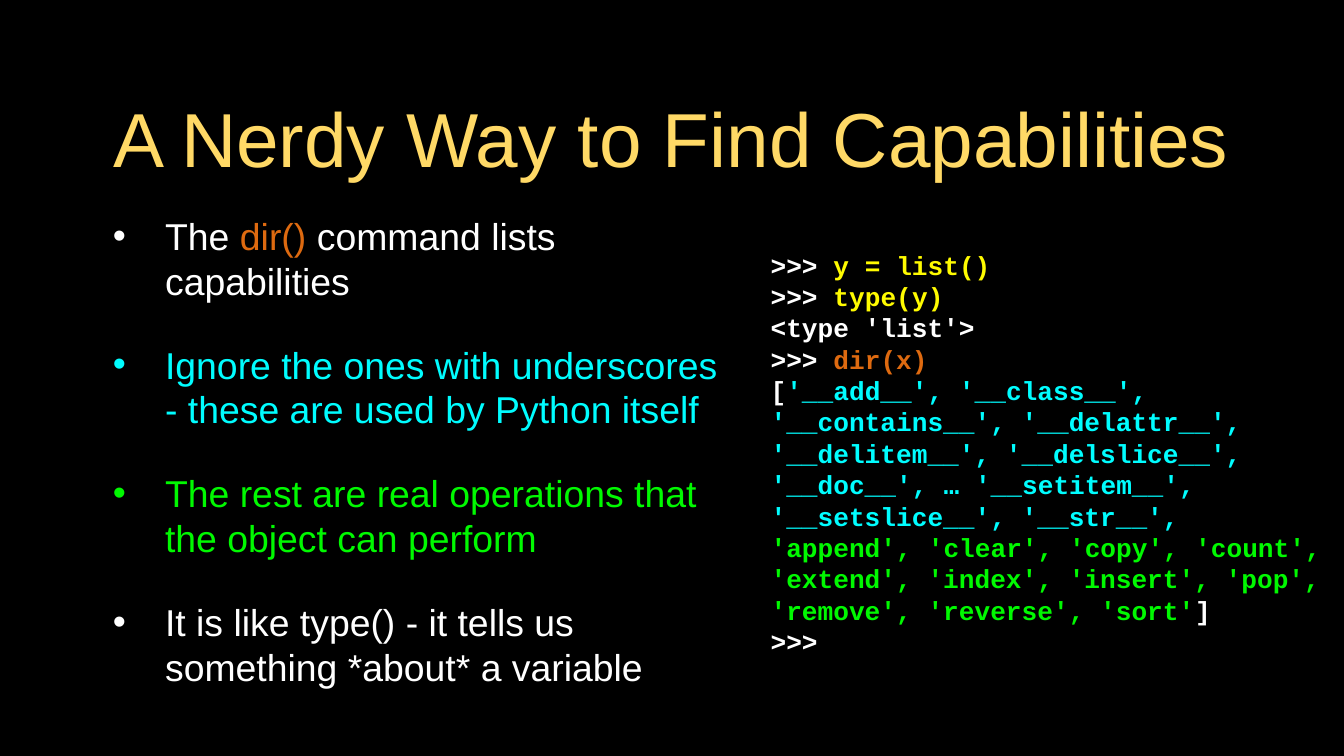
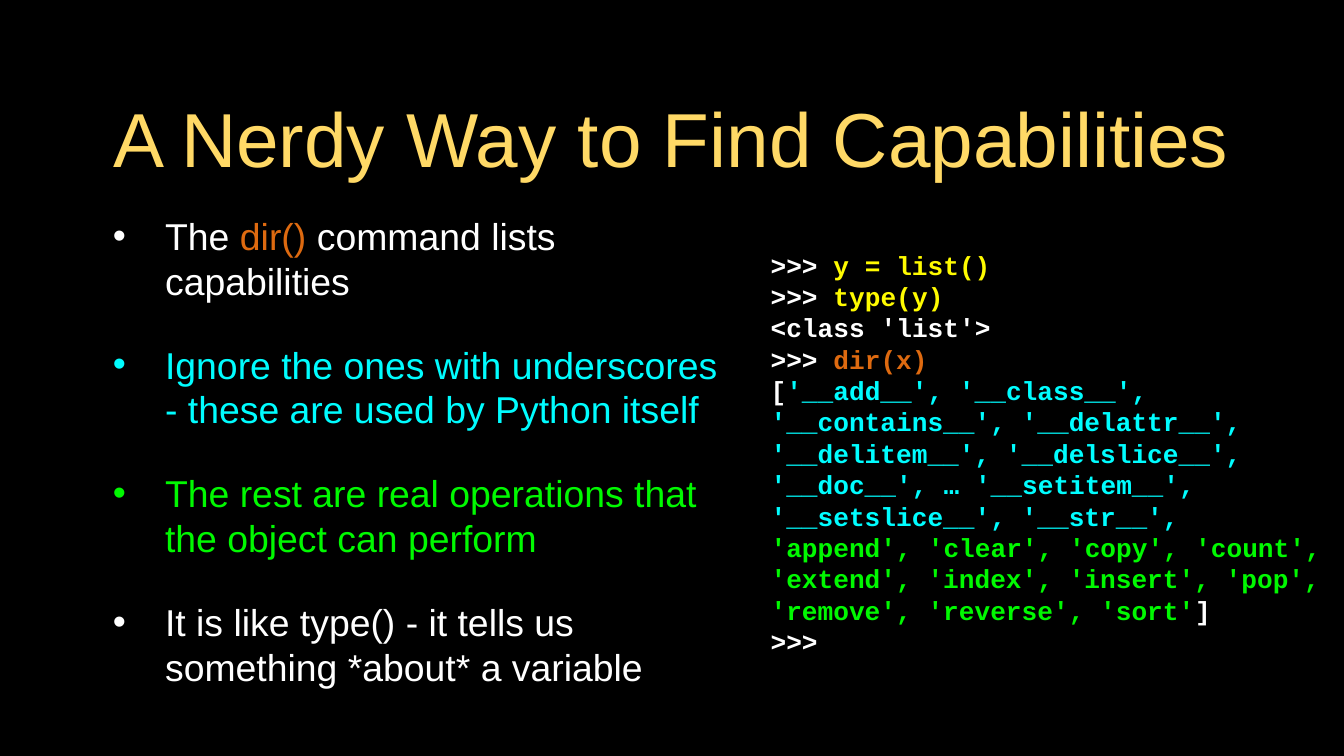
Before and after one commit to csev/py4e, a slide deck: slide 22 of lectures3/Pythonlearn-14-Objects.pptx. Drawn at 1344x756 pixels with LibreOffice and Linux fonts; fonts in the diff are those of the drawing. Boxes give left, top, right and bottom in pixels: in the first picture for what was removed or moved away, otherwise in the second. Text is boxed around its words. In the diff, an @@ line names an element or a change of style, - is before the commit and + after.

```diff
--- a/lectures3/Pythonlearn-14-Objects.pptx
+++ b/lectures3/Pythonlearn-14-Objects.pptx
@@ text at box(771, 319, 991, 338): text changed @@
-<type 'list'>
+<class 'list'>
```
Also in this commit, not shown: 1 other file.
